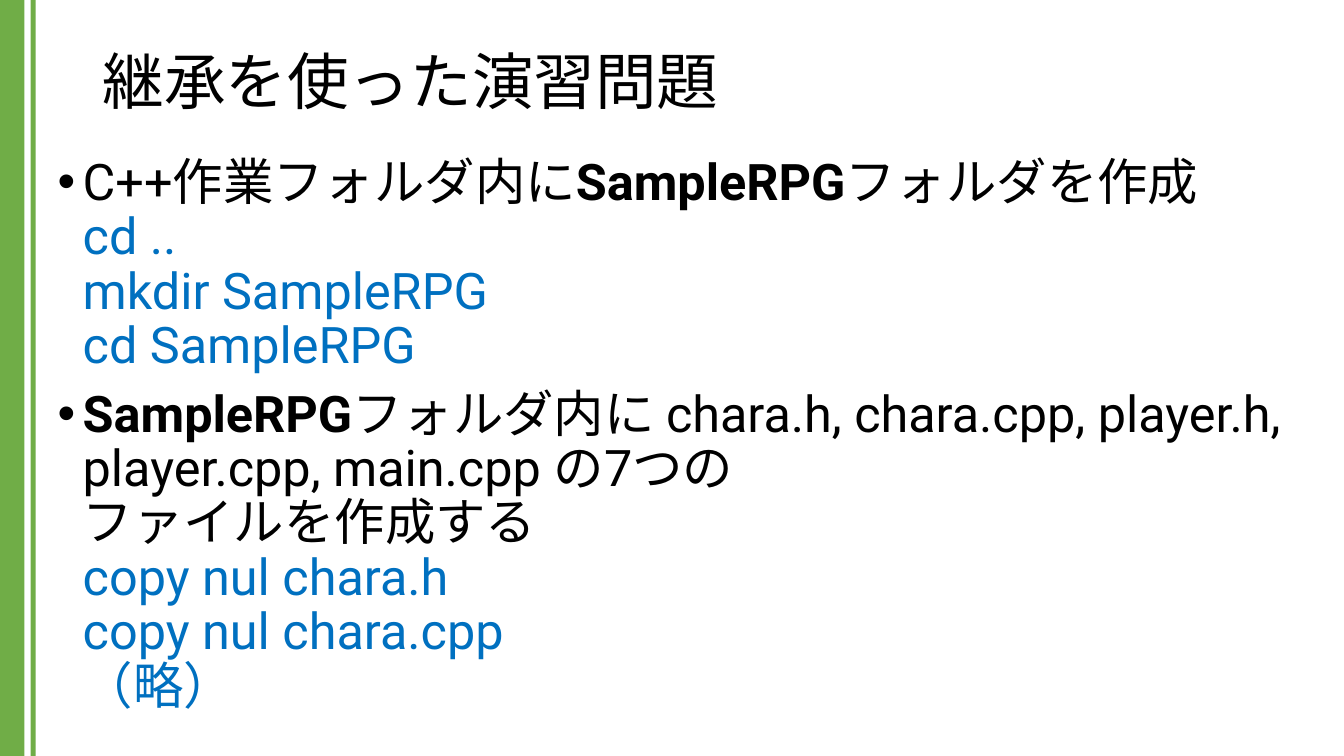
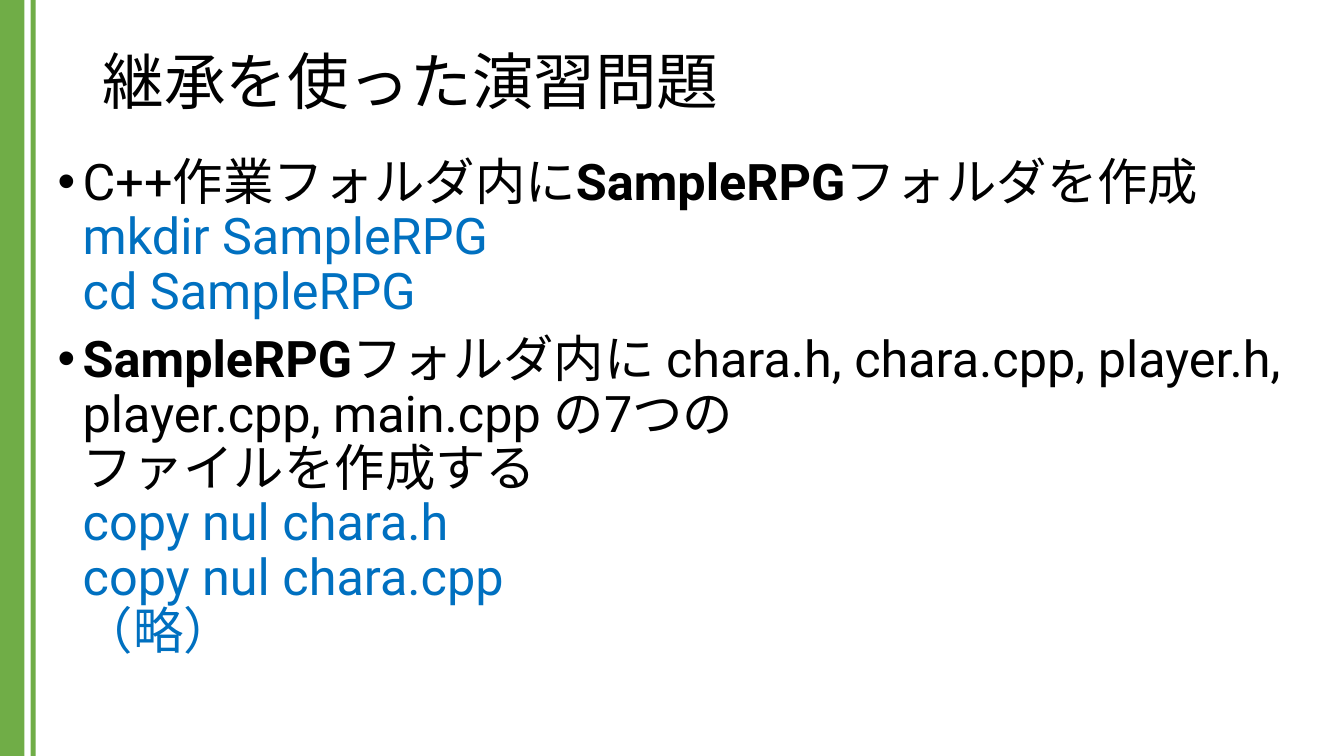
Before and after one commit to kic-murata/cpp2024, a slide deck: slide 1 of 授業資料/演習課題：継承.pptx. Drawn at 1344x756 pixels with LibreOffice and Linux fonts; fonts in the diff are those of the drawing. Boxes give left, top, right and bottom in pixels: in the first picture for what was removed or moved away, otherwise in the second. Text is boxed around its words. In the diff, an @@ line names an element or a change of style, - is before the commit and + after.

```diff
--- a/授業資料/演習課題：継承.pptx
+++ b/授業資料/演習課題：継承.pptx
@@ text at (83,157,1199,320): text changed; text colour #0070C0 to #000000 @@
-• C++作業フォルダ内にSampleRPGフォルダを作成
-  cd ..
-  mkdir SampleRPG
-  cd SampleRPG
+• C++作業フォルダ内にSampleRPGフォルダを作成
+  mkdir SampleRPG
+  cd SampleRPG
```
Also in this commit, not shown: 4 other files.
